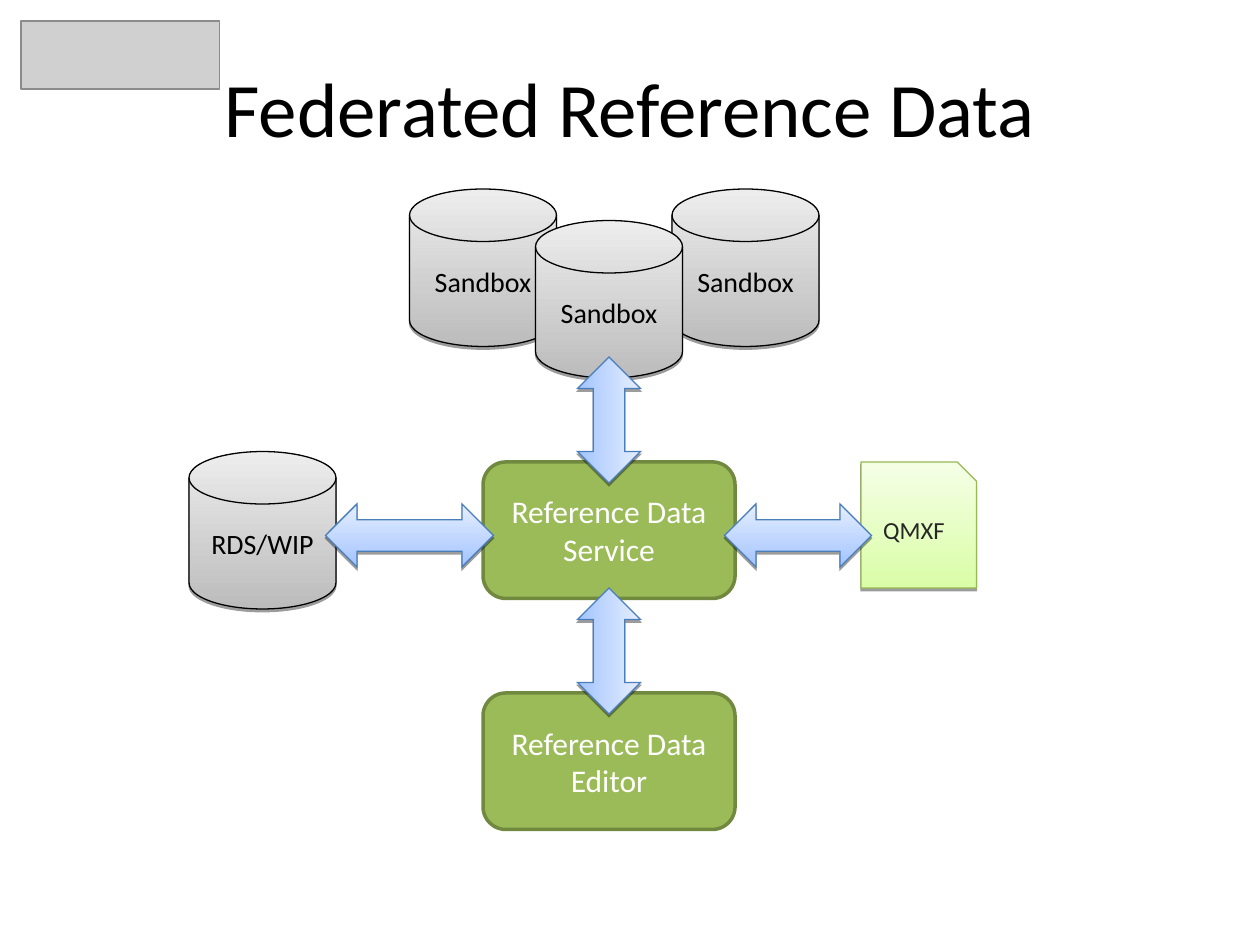
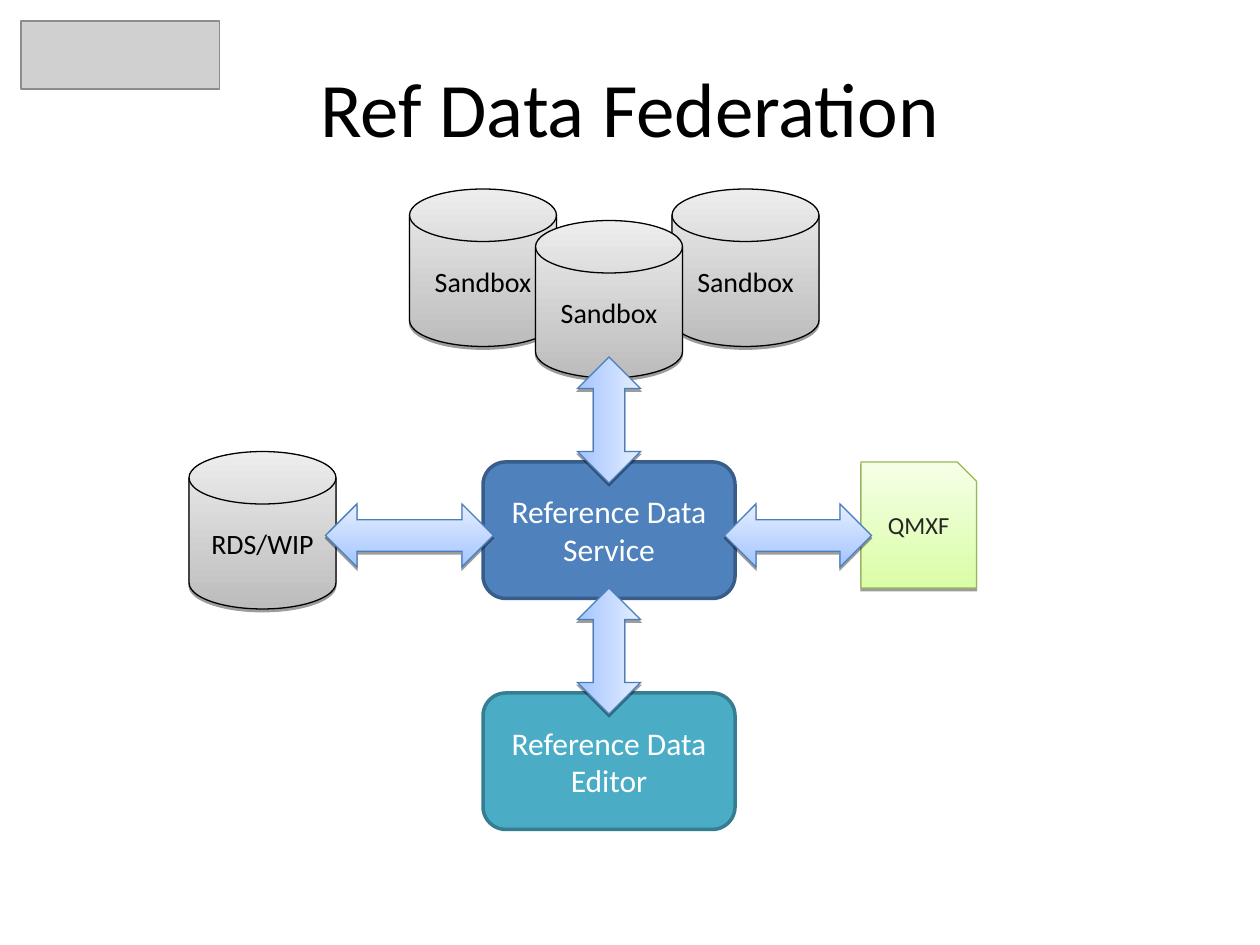
Before and after one commit to heyena/iring-tools, a slide deck: slide 4 of branches/2.0.x/Documentation/iRINGTools_SDK_Overview_v2.0.0.ppt. Drawn at 1260x945 pixels with LibreOffice and Linux fonts; fonts in the diff are those of the drawing; grey boxes stand for pictures; background and template pictures are left out. Boxes give left, top, right and bottom in pixels: in the first picture for what was removed or moved away, otherwise in the second. Text is boxed around its words. In the diff, an @@ line names an element or a change of style, - is before the commit and + after.

```diff
--- a/branches/2.0.x/Documentation/iRINGTools_SDK_Overview_v2.0.0.ppt
+++ b/branches/2.0.x/Documentation/iRINGTools_SDK_Overview_v2.0.0.ppt
@@ text at <box>320,83,939,138</box>: text changed @@
-Federated Reference Data
+Ref Data Federation
@@ rounded rectangle "Reference Data Service" at <box>483,462,735,598</box>: fill #9BBB59 to #4F81BD; outline #71893F 2.01 pt to #385D8A 2.01 pt @@
@@ freeform shape "QMXF" at <box>861,462,976,588</box>: outline redrawn @@
@@ rounded rectangle "Reference Data Editor" at <box>483,693,735,829</box>: fill #9BBB59 to #4BACC6; outline #71893F 2.01 pt to #357D91 2.01 pt @@
```
Also in this commit, not shown: 7 other slides changed, 8 slides added, 5 slides removed, 1 other file.
